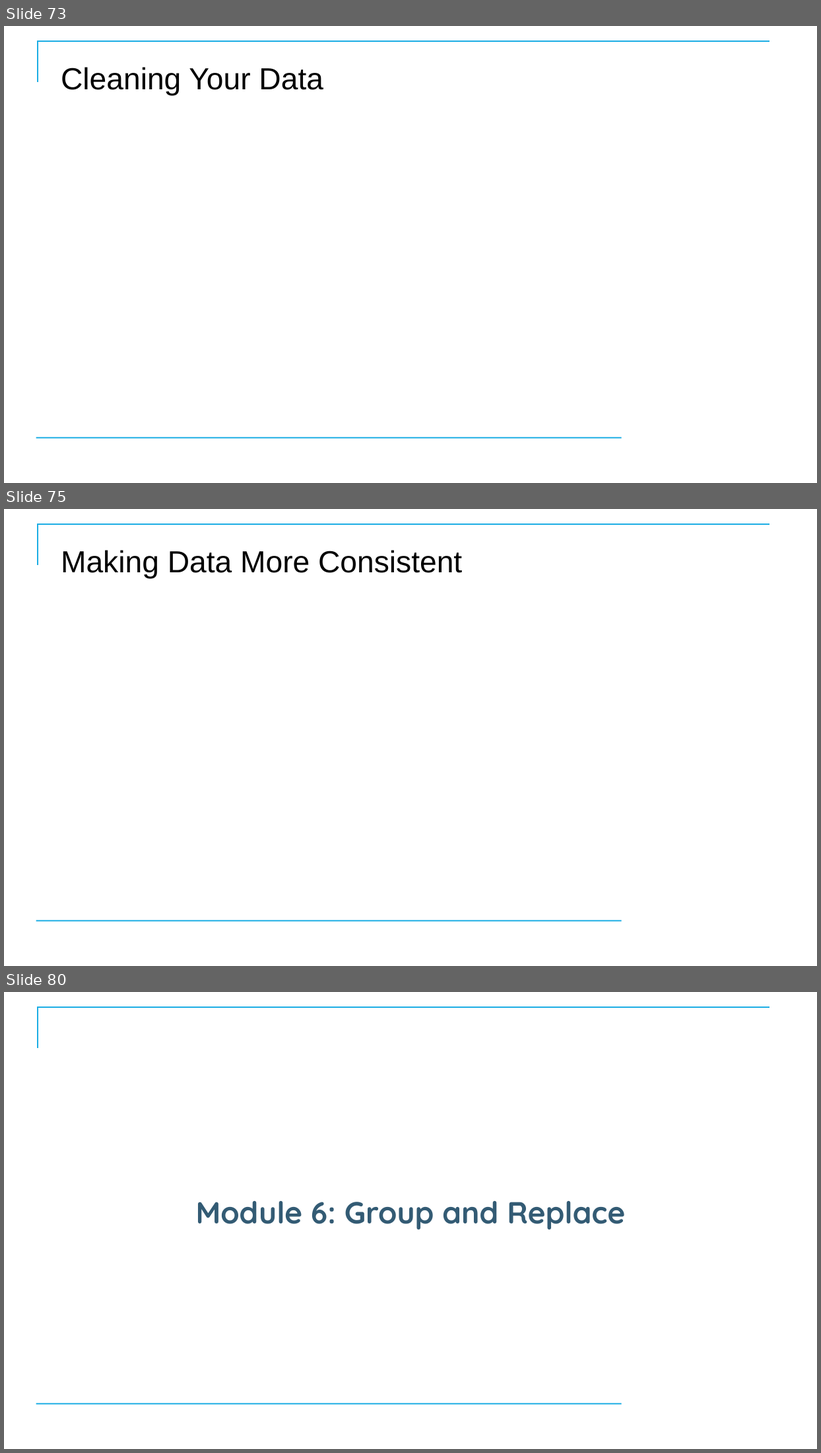
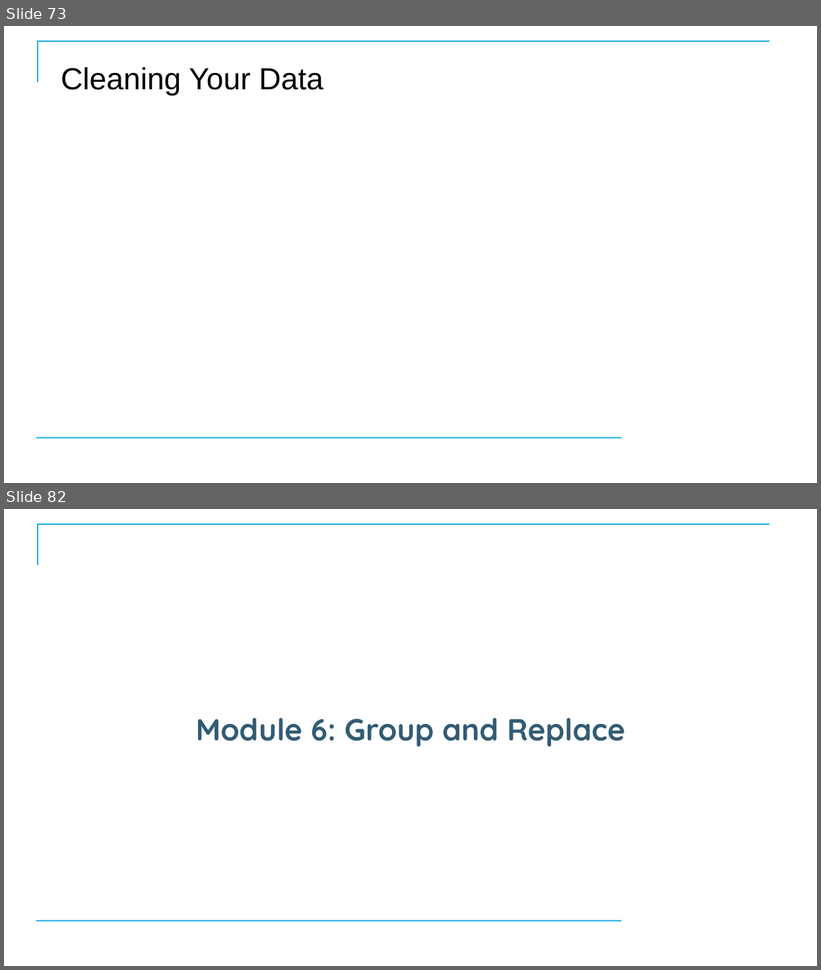
Before and after one commit to CostelloTechnicalConsulting/XTBP10---Tableau-Prep-Introduction, a slide deck: ppt/TableauPrepBuilderIntroV1_1.pptx. Shown one above the other, each under a label of ours: slides 73, 75 and 80 before the commit, slides 73 and 82 after it; the slides between them are not shown. The pictures are 821x1453 and 821x970 pixels, drawn with LibreOffice and Linux fonts; fonts in the diff are those of the drawing; background and template pictures are left out. Boxes give left, top, right and bottom in pixels: in the first picture for what was removed or moved away, otherwise in the second. Text is boxed around its words. In the diff, an @@ line names an element or a change of style, - is before the commit and + after.

```diff
--- a/ppt/TableauPrepBuilderIntroV1_1.pptx
+++ b/ppt/TableauPrepBuilderIntroV1_1.pptx
@@ slide 75 removed at [4,509,817,966], background #FFFFFF; not listed: 2 template elements that a slide beside it also shows @@
@@ title removed at [61,550,462,579] @@
-Making Data More Consistent
@@ what was slide 80 is now slide 82 @@
```
Also in this commit, not shown: 7 slides changed, 8 slides added, 3 other slides removed, 3 other files.
